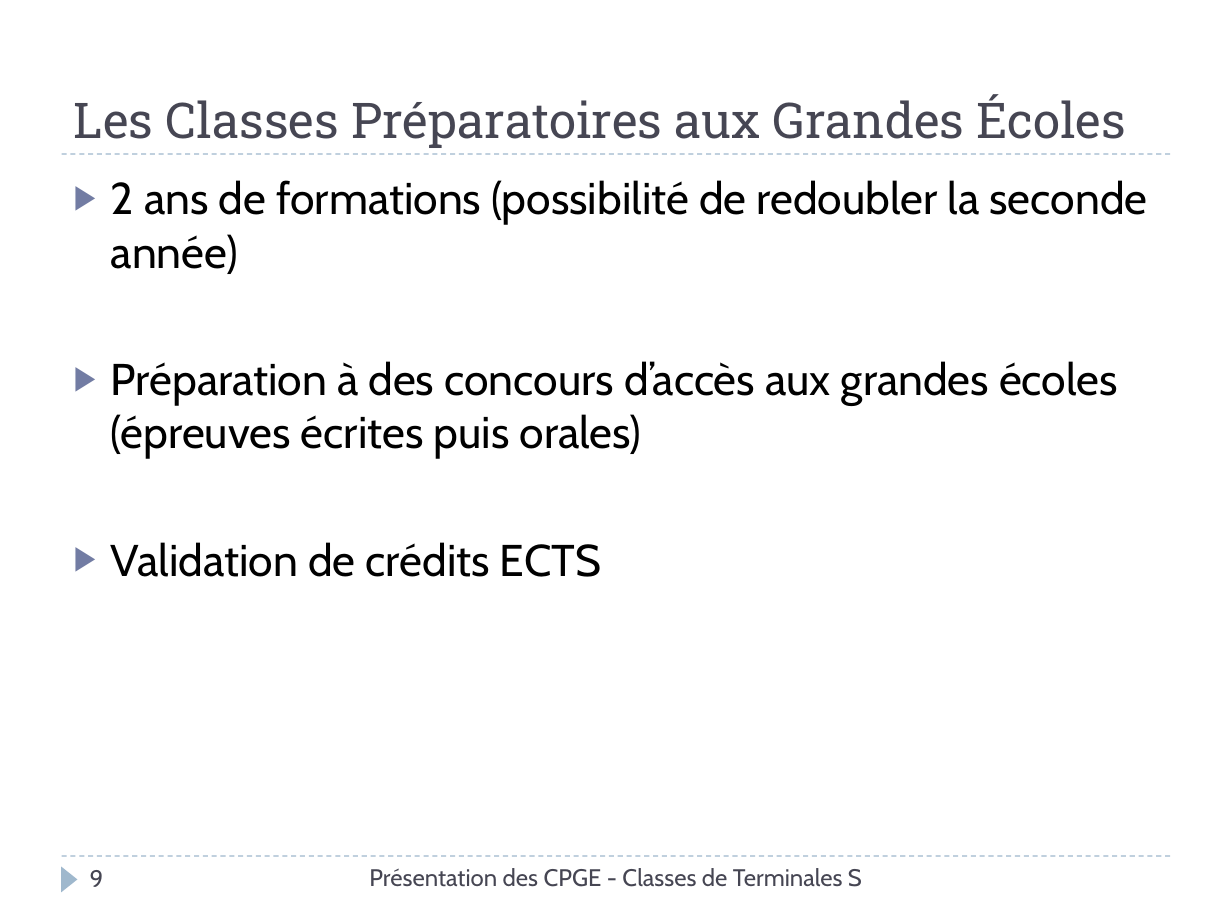
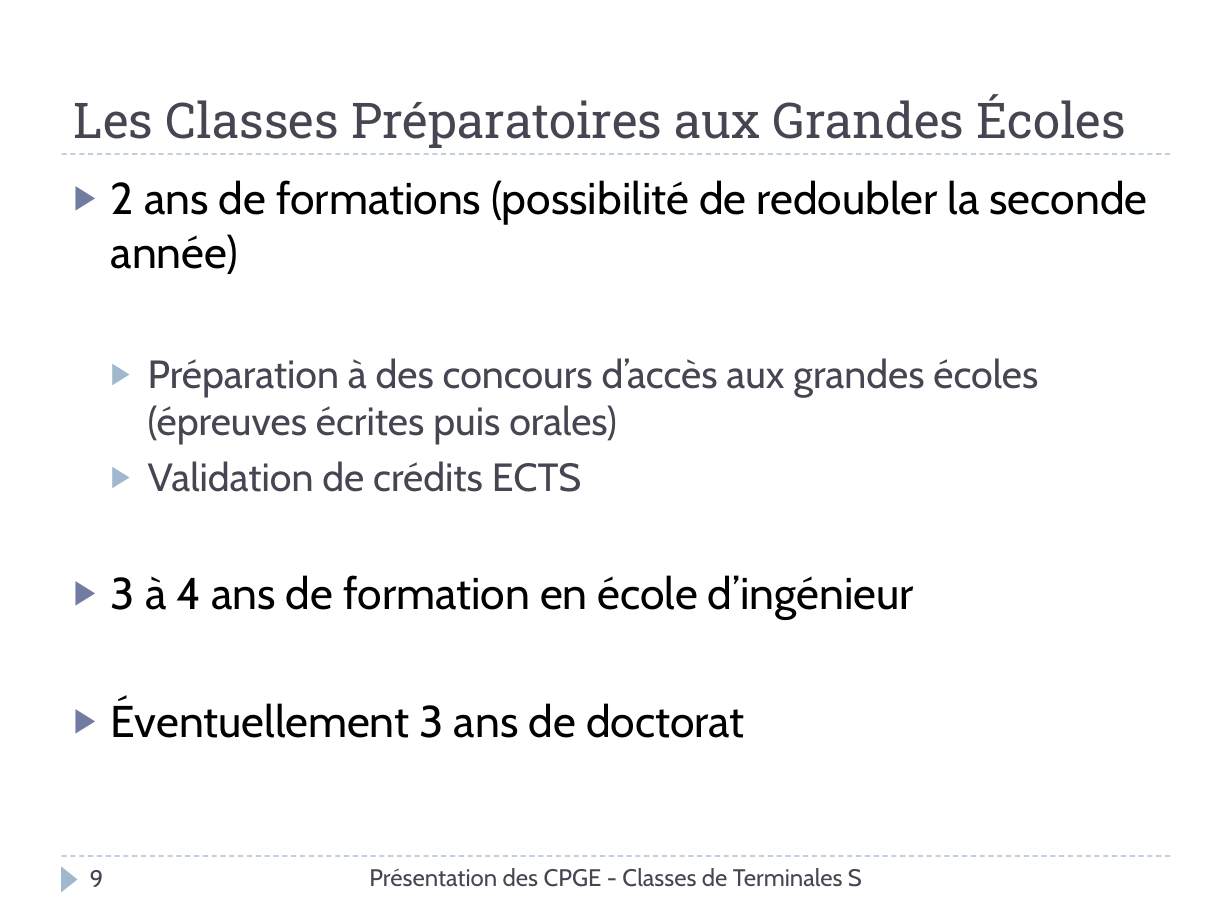
Before and after one commit to xpessoles/Orientation, a slide deck: slide 9 of Rouviere/PresentationCPGE.pptx. Drawn at 1232x924 pixels with LibreOffice and Linux fonts; fonts in the diff are those of the drawing. Boxes give left, top, right and bottom in pixels: in the first picture for what was removed or moved away, otherwise in the second. Text is boxed around its words. In the diff, an @@ line names an element or a change of style, - is before the commit and + after.

```diff
--- a/Rouviere/PresentationCPGE.pptx
+++ b/Rouviere/PresentationCPGE.pptx
@@ text at (x1=148, y1=358, x2=1038, y2=492): size 26 to 23 pt, text colour #000000 to #464653 in "Préparation à des concours d’accès aux grandes ...", "Validation de crédits ECTS"; list level 1 to 2 in "Préparation à des concours d’accès ..."; bullet colour #727CA3 to #9FB8CD; list level 1 to 2 in "Validation de crédits ECTS" @@
@@ text at (x1=111, y1=575, x2=914, y2=738): paragraphs added @@
+▶ 3 à 4 ans de formation en école d’ingénieur
+▶ Éventuellement 3 ans de doctorat
```
Also in this commit, not shown: 3 other slides changed, 1 other file.
